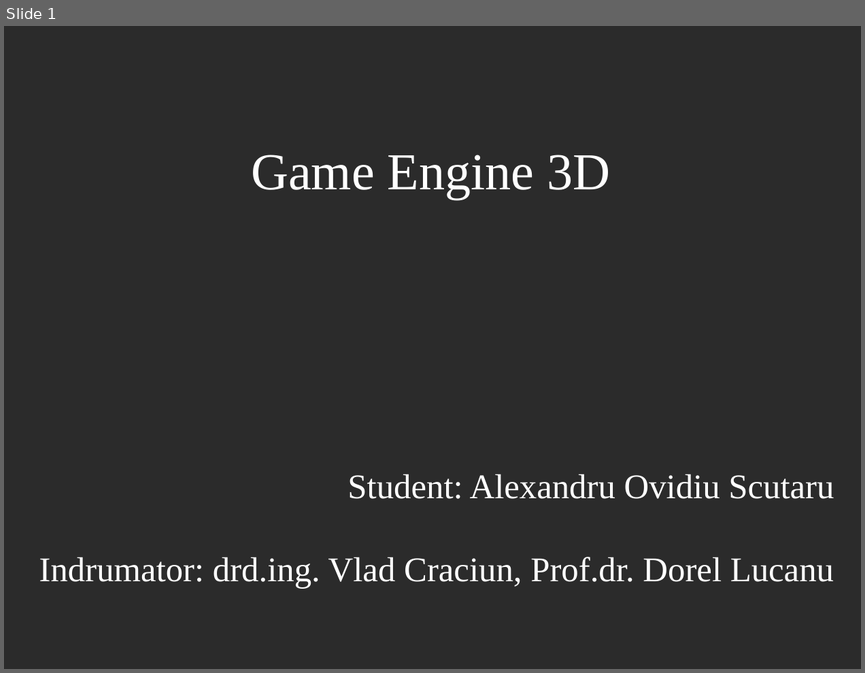
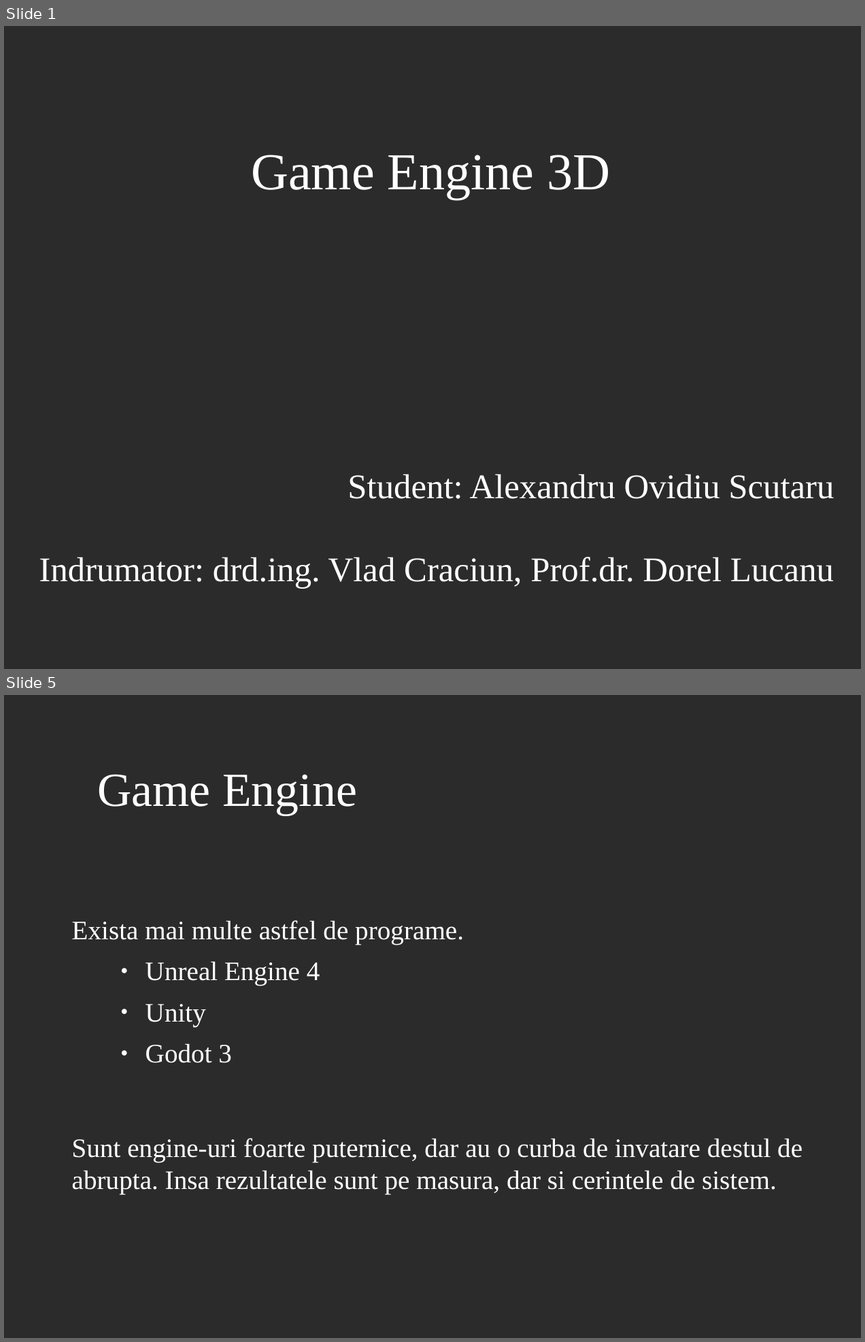
Before and after one commit to AlexandruScutaru/Licenta2019AlexandruOvidiuScutaru, a slide deck: GameEngine3D_prezentare.odp. Shown one above the other, each under a label of ours: slide 1 before the commit, slides 1 and 5 after it; the slides between them are not shown. The pictures are 865x673 and 865x1342 pixels, drawn with LibreOffice and Linux fonts; fonts in the diff are those of the drawing; background and template pictures are left out; a plain dark background stands for a picture behind light text. Boxes give left, top, right and bottom in pixels: in the first picture for what was removed or moved away, otherwise in the second. Text is boxed around its words. In the diff, an @@ line names an element or a change of style, - is before the commit and + after.

```diff
--- a/GameEngine3D_prezentare.odp
+++ b/GameEngine3D_prezentare.odp
@@ slide 5 added at [4,695,861,1338], background picture (left out) @@
@@ title added at [97,774,357,815], 44 pt, text #FFFFFF @@
+Game Engine
@@ text added at [72,920,802,1194], 24.7 pt, text #FFFFFF @@
+Exista mai multe astfel de programe.
+    ● Unreal Engine 4
+    ● Unity
+    ● Godot 3
+Sunt engine-uri foarte puternice, dar au o curba de invatare destul de abrupta. Insa rezultatele sunt pe masura, dar si cerintele de sistem.
```
Also in this commit, not shown: 4 slides changed, 11 other slides added, 22 slides removed.
